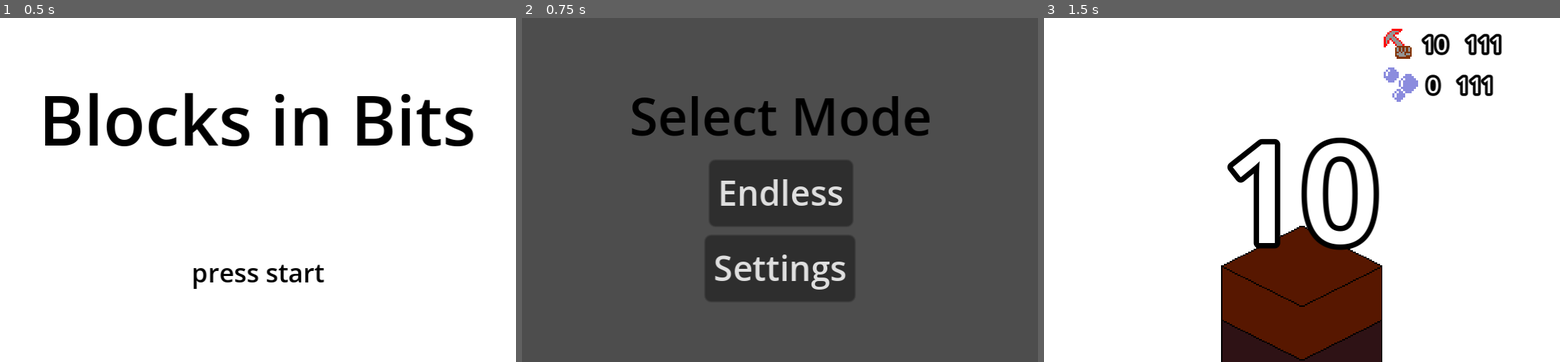
Above: before the commit, frames 1-3 (left to right).
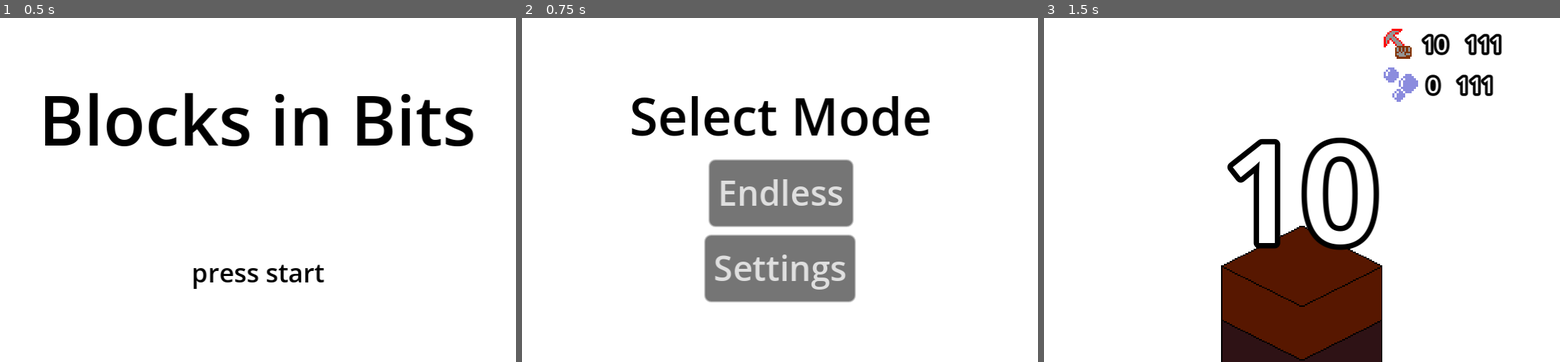
Above: after the commit, the same moments.

Repository: tfcb93/block-in-bits
Game: Godot game, scene res://Scenes/game.tscn
The game is run twice, just before and just after one commit, with the same random seed, the same clock (stepped at 60 frames per second) and the same inputs.
Inputs (mouse positions are in pixels of both pictures, inside the frame that each line leads up to):
- Up to frame 1 (0.5 s): no input
- Up to frame 2 (0.75 s): tap Enter (start) at 0.5 s; move the mouse to (893, 172) at 0.52 s; hold Z (action) from 0.53 s (still down); click (893, 172) at 0.67 s
- Up to frame 3 (1.5 s): release Z (action) at 1.25 s; click "Endless" at 1.25 s

Frame 1 is identical in both runs. In frame 2, 97% of the frame differs, in the area x 0-100%, y 0-100%; in frame 3, nothing differs.

Commit message:
Adds background in mode selection

Diff:
--- a/Scenes/mode_selection.tscn
+++ b/Scenes/mode_selection.tscn
@@ -8,6 +8,13 @@
 
 [node name="interface" type="CanvasLayer" parent="."]
 unique_name_in_owner = true
+
+[node name="ColorRect" type="ColorRect" parent="interface"]
+anchors_preset = 15
+anchor_right = 1.0
+anchor_bottom = 1.0
+grow_horizontal = 2
+grow_vertical = 2
 
 [node name="VBoxContainer" type="VBoxContainer" parent="interface"]
 anchors_preset = 8
